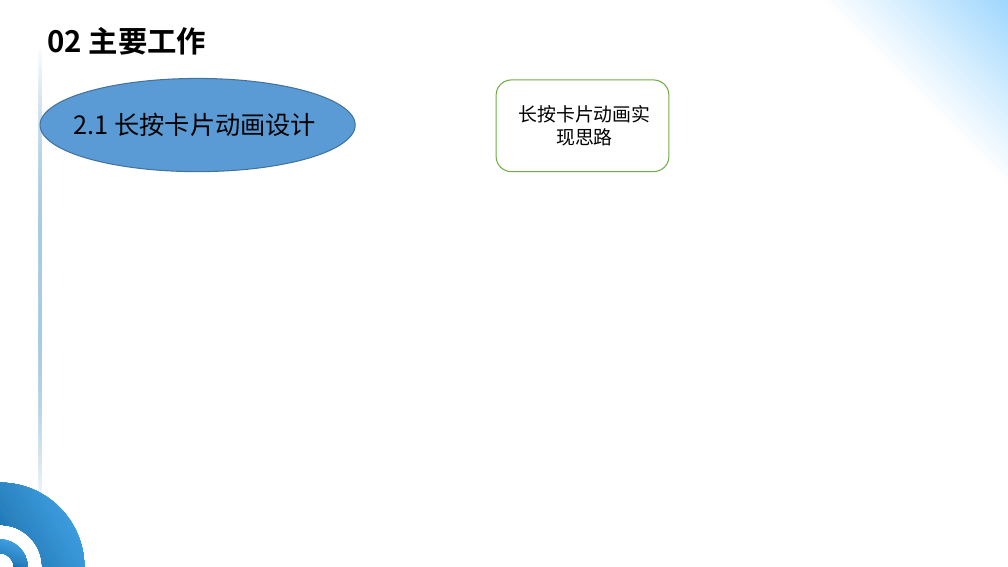
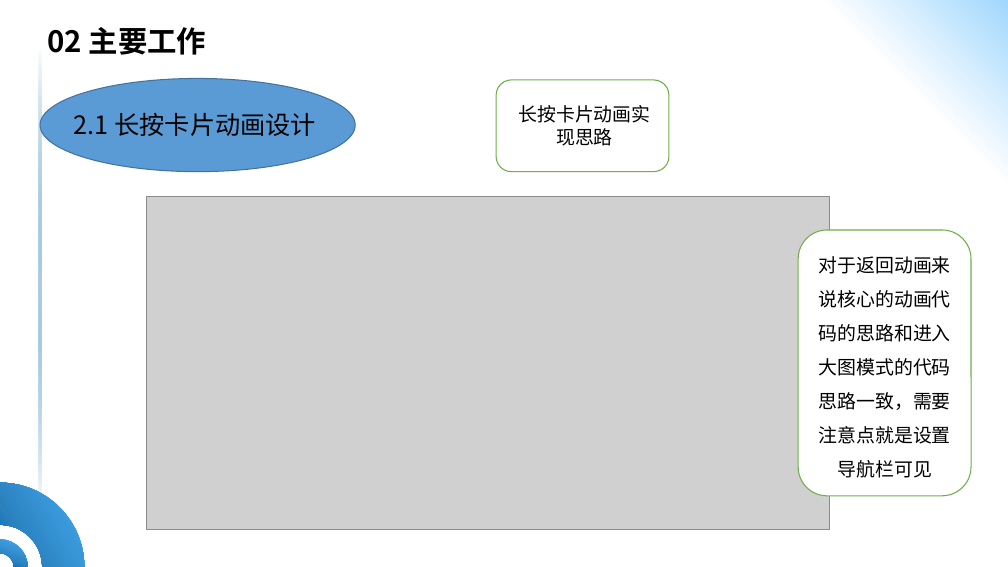
Before and after one commit to HQ-L/ppt-10.27, a slide deck: slide 10 of 答辩ppt-李慧奇.pptx. Drawn at 1008x567 pixels with LibreOffice and Linux fonts; fonts in the diff are those of the drawing; grey boxes stand for pictures; background and template pictures are left out. Boxes give left, top, right and bottom in pixels: in the first picture for what was removed or moved away, otherwise in the second. Text is boxed around its words. In the diff, an @@ line names an element or a change of style, - is before the commit and + after.

```diff
--- a/答辩ppt-李慧奇.pptx
+++ b/答辩ppt-李慧奇.pptx
@@ picture added at (147, 197, 830, 530) @@
@@ rounded rectangle added at (799, 230, 972, 496), fill #FFFFFF, outline #70AD47 1 pt @@
@@ text added at (819, 256, 951, 478), 18 pt, text #000000 @@
+对于返回动画来说核心的动画代码的思路和进入大图模式的代码思路一致，需要注意点就是设置导航栏可见
```
Also in this commit, not shown: 2 other slides changed, 1 slide removed, 3 other files.
